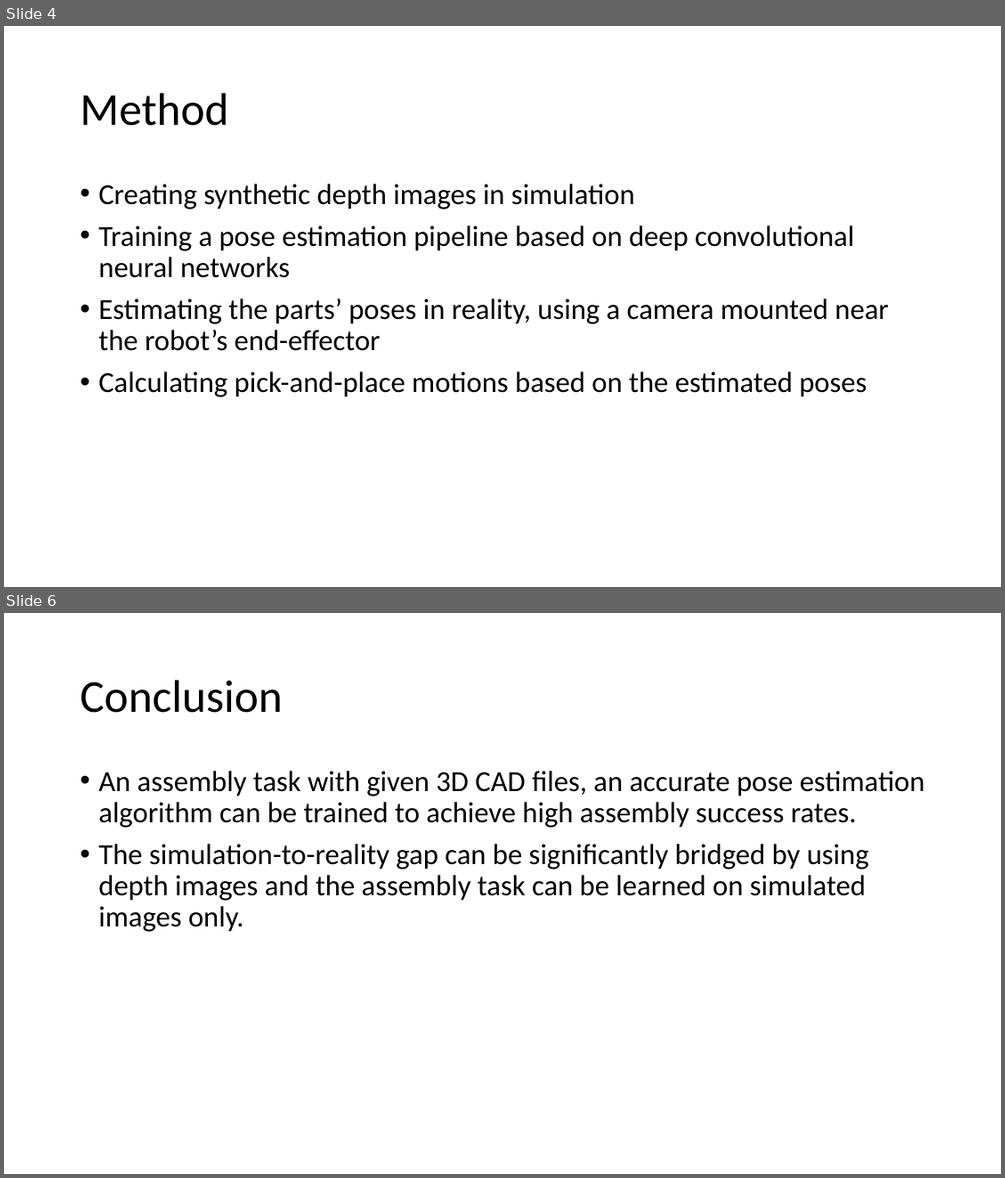
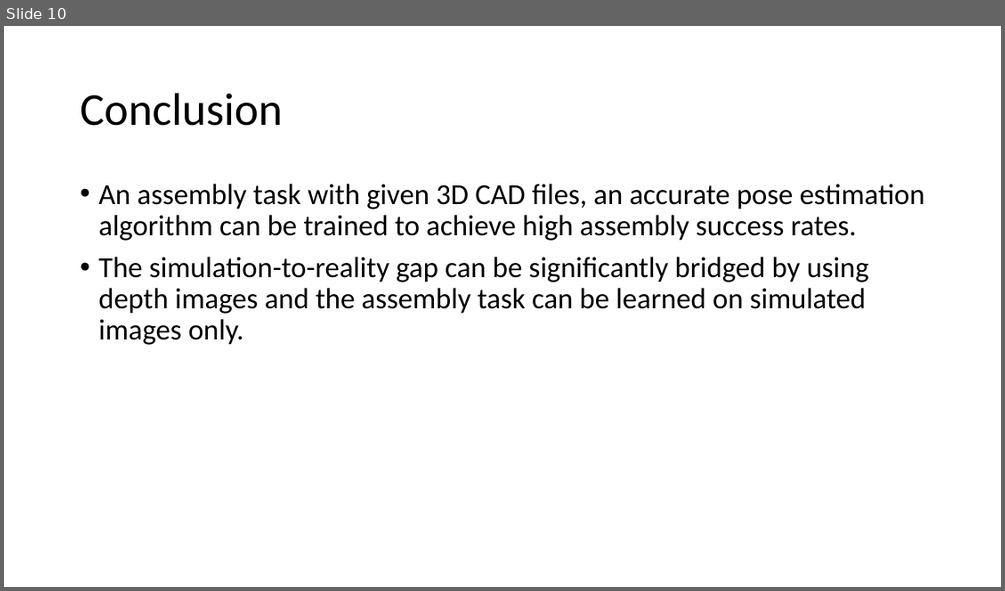
Before and after one commit to farjon/IRS_course, a slide deck: FinalProject/FinalProject.pptx. Shown one above the other, each under a label of ours: slides 4 and 6 before the commit, slide 10 after it; the slides between them are not shown. The pictures are 1005x1178 and 1005x591 pixels, drawn with LibreOffice and Linux fonts; fonts in the diff are those of the drawing. Boxes give left, top, right and bottom in pixels: in the first picture for what was removed or moved away, otherwise in the second. Text is boxed around its words. In the diff, an @@ line names an element or a change of style, - is before the commit and + after.

```diff
--- a/FinalProject/FinalProject.pptx
+++ b/FinalProject/FinalProject.pptx
@@ slide 4 removed at box(4, 26, 1001, 587), background #FFFFFF @@
@@ title removed at box(80, 93, 228, 126) @@
-Method
@@ text removed at box(98, 184, 888, 397) @@
-• Creating synthetic depth images in simulation
-• Training a pose estimation pipeline based on deep convolutional neural networks
-• Estimating the parts’ poses in reality, using a camera mounted near the robot’s end-effector
-• Calculating pick-and-place motions based on the estimated poses
@@ what was slide 6 is now slide 10 @@
```
Also in this commit, not shown: 5 slides changed, 5 slides added, 10 other files.
